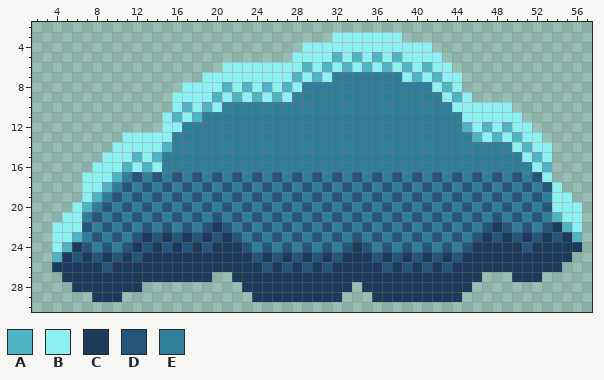
One commit to this pixel-art file: Assets/Textures/Backgrounds/StaticObjects/ion_cloud.aseprite. The picture above was drawn from the file before the commit.
60x48 pixels, 1 frame. Shown: x 2..57, y 2..30.
Palette (. is transparent): A #4fb3c4  B #8df1f4  C #1b3a5c  D #24557a  E #2f7f9a
The same view after the edit:
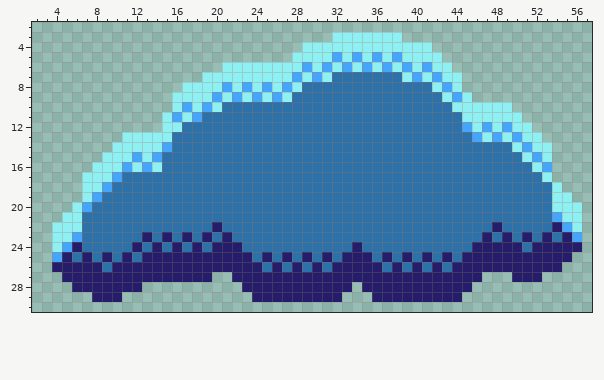
Change:
Colour A changes from #4fb3c4 to #43a6fc.
Colour C changes from #1b3a5c to #251c6b.
Colour E changes from #2f7f9a to #2c71aa.
The author changed colour D to colour E in row 17 at x 12, 14, 16, 18, 20, 22, 24, 26, 28, 30, 32, 34, 36, 38, 40, 42, 44, 46, 48, 50 and 52; in row 18 at x 11, 13, 15, 17, 19, 21, 23, 25, 27, 29, 31, 33, 35, 37, 39, 41, 43, 45, 47, 49, 51 and 53; in row 19 at x 10, 12, 14, 16, 18, 20, 22, 24, 26, 28, 30, 32, 34, 36, 38, 40, 42, 44, 46, 48, 50 and 52; in row 20 at x 9, 11, 13, 15, 17, 19, 21, 23, 25, 27, 29, 31, 33, 35, 37, 39, 41, 43, 45, 47, 49, 51 and 53; in row 21 at x 8, 10, 12, 14, 16, 18, 20, 22, 24, 26, 28, 30, 32, 34, 36, 38, 40, 42, 44, 46, 48, 50 and 52; in row 22 at x 7, 9, 11, 13, 15, 17, 19, 21, 23, 25, 27, 29, 31, 33, 35, 37, 39, 41, 43, 45, 47, 49, 51 and 53.
The author changed colour D to colour E in row 23 at x 8, 10, 12, 14, 16, 18, 20, 22, 24, 26, 28, 30, 32, 34, 36, 38, 40, 42, 44, 46, 48, 50, 52 and 54; in row 24 at x 7, 9, 11, 13, 15, 17, 19, 23, 25, 27, 29, 31, 33, 35, 37, 39, 41, 43, 45 and 51; in row 25 at x 6, 8, 10, 12, 24, 26, 28, 30, 32, 36, 38, 40, 42 and 44; in row 26 at x 9, 25, 27, 29, 31, 37, 39, 41 and 43.
Where, in picture pixels (left, top, right, bottom), the same in both pictures:
changed: (52, 52, 582, 302)
